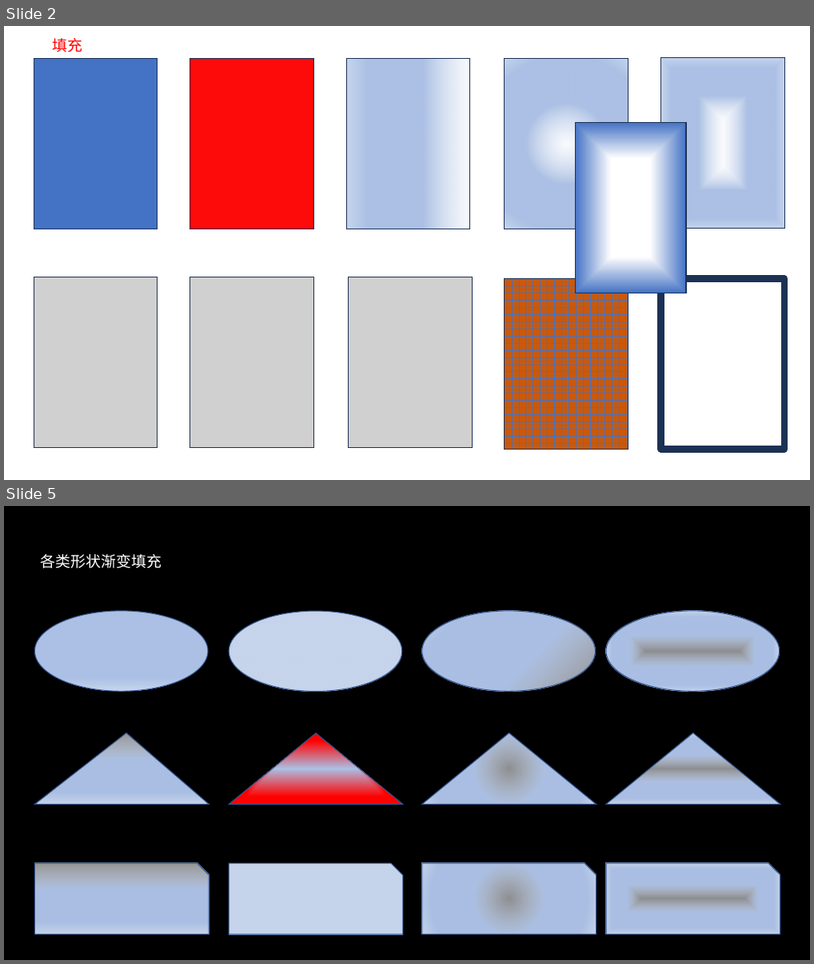
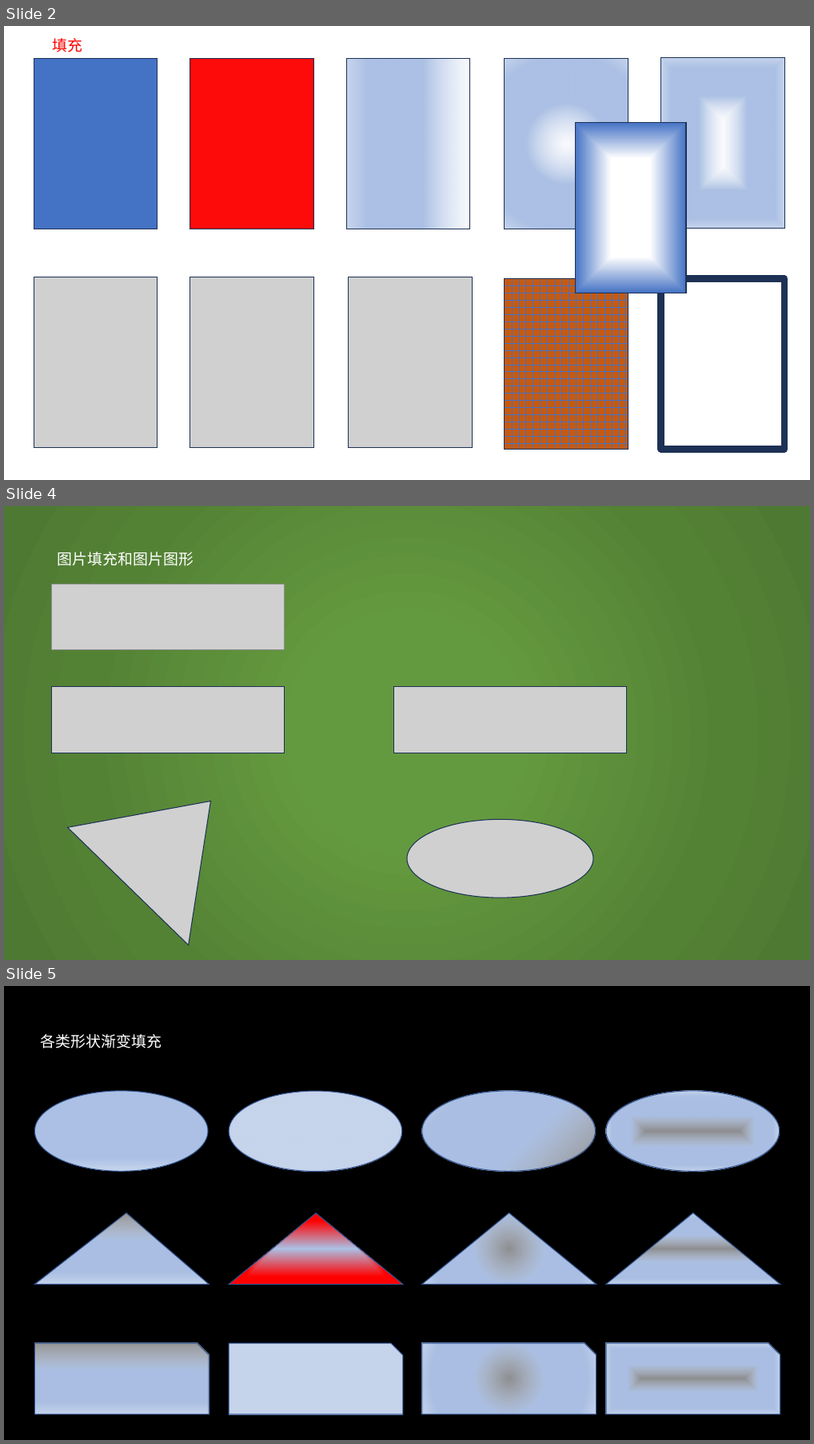
Before and after one commit to Howlcn1997/ooxml-parser, a slide deck: assets/ppt/simple.pptx. Shown one above the other, each under a label of ours: slides 2 and 5 before the commit, slides 2, 4 and 5 after it; the slides between them are not shown. The pictures are 814x964 and 814x1444 pixels, drawn with LibreOffice and Linux fonts; fonts in the diff are those of the drawing; grey boxes stand for pictures; background and template pictures are left out. Boxes give left, top, right and bottom in pixels: in the first picture for what was removed or moved away, otherwise in the second. Text is boxed around its words. In the diff, an @@ line names an element or a change of style, - is before the commit and + after.

```diff
--- a/assets/ppt/simple.pptx
+++ b/assets/ppt/simple.pptx
@@ slide 4 added at (x1=4, y1=506, x2=810, y2=960), background gradient #649A3F to #548235 to #4E7932 @@
@@ text added at (x1=58, y1=552, x2=194, y2=566), 18 pt, text #FFFFFF @@
+图片填充和图片图形
@@ picture added at (x1=52, y1=584, x2=285, y2=649) @@
@@ picture added at (x1=52, y1=687, x2=285, y2=753) @@
@@ picture added at (x1=394, y1=687, x2=627, y2=753) @@
@@ picture added at (x1=68, y1=742, x2=271, y2=945) @@
@@ picture added at (x1=407, y1=820, x2=594, y2=897) @@
```
Also in this commit, not shown: 1 slide changed, 1 other slide added, 1 slide removed, 21 other files.
